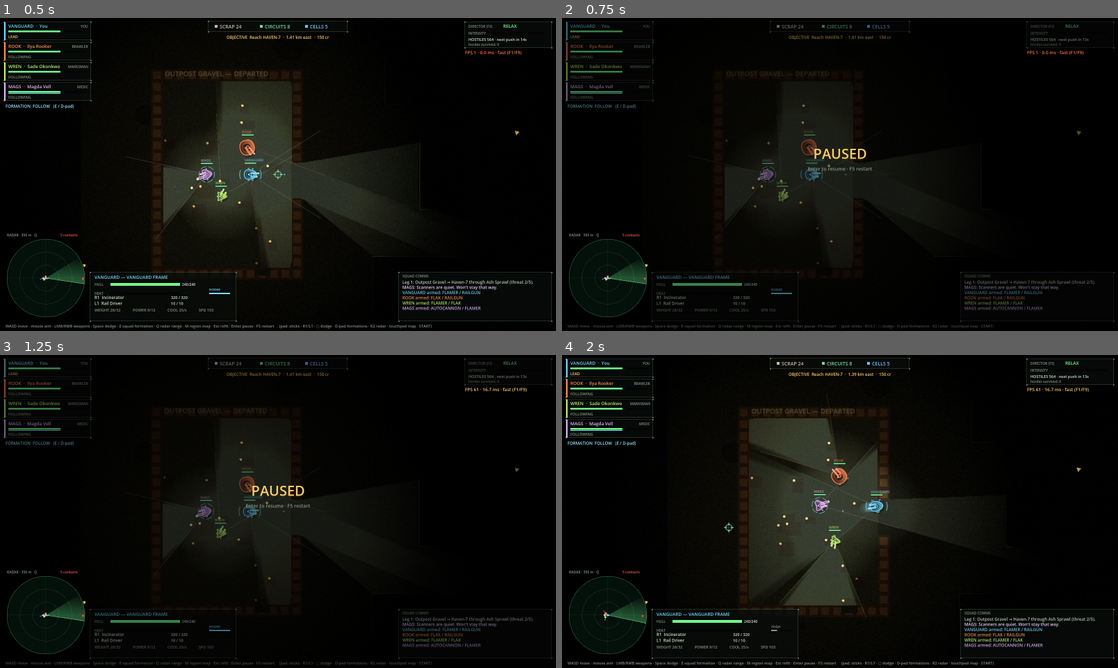
Above: before the commit, frames 1-4 (two rows, left to right).
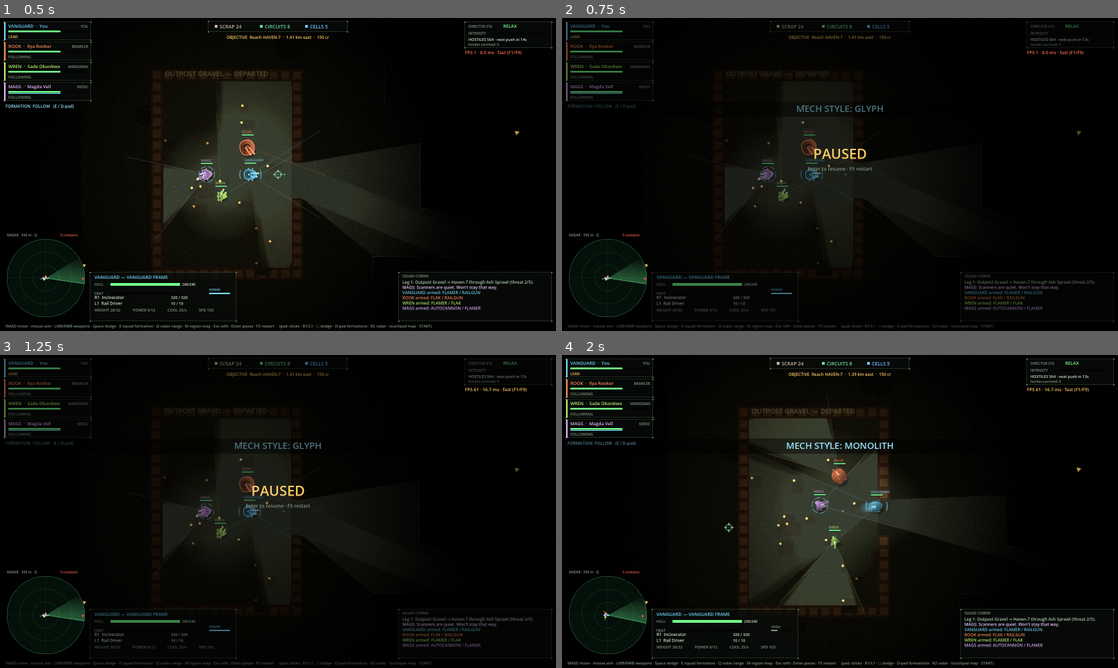
Above: after the commit, the same moments.

Repository: dexdexdex/LastGears
Game: Godot game, scene res://main.tscn
Two runs of this game, one before a commit and one after it. Both use one fixed random seed, a clock stepped at 60 frames per second and the inputs below.
Inputs (mouse positions are in pixels of both pictures, inside the frame that each line leads up to):
- Up to frame 1 (0.5 s): no input
- Up to frame 2 (0.75 s): tap Enter (pause) at 0.5 s; move the mouse to (962, 158) at 0.52 s; hold D (move_right) from 0.53 s (still down); tap F6 (cycle_mech_style, bound only after the commit) at 0.6 s; click (962, 158) at 0.67 s
- Up to frame 3 (1.25 s): keep holding D (move_right)
- Up to frame 4 (2 s): tap F5 (restart) at 1.25 s; move the mouse to (728, 527) at 1.27 s; release D (move_right) at 1.28 s; hold Backspace (menu_back) from 1.28 s (still down); tap Space (dodge) at 1.35 s; tap F6 (cycle_mech_style, bound only after the commit) at 1.55 s

Frame 1 is identical in both runs. In frame 2, 0.2% of the frame differs, in the area x 1-58%, y 27-30%; in frame 3, 0.2%; in frame 4, 1.0%, in the area x 1-60%, y 26-89%.

Commit message:
Mech styles: HULL, GLYPH, MONOLITH, ORB (F6 cycles, saved); --gallery
Co-Authored-By: Claude Opus 5.5 <noreply@anthropic.com>
Claude-Session: https://claude.ai/code/session_01WdAEgMih3wYqWTAXrBnscE

Diff:
--- a/scripts/g.gd
+++ b/scripts/g.gd
@@ -40,6 +40,24 @@
 # Render at the 1600x900 base resolution and scale up (fast), or at the
 # display's native resolution (sharp; Retina = ~4x the pixels to light).
 var render_fast := true
+var mech_style := 0          # Mech.STYLE_NAMES; F6 cycles, saved in user://settings.cfg
+const SETTINGS := "user://settings.cfg"
+
+
+func load_settings() -> void:
+	var cf := ConfigFile.new()
+	if cf.load(SETTINGS) == OK:
+		mech_style = int(cf.get_value("look", "mech_style", 0))
+	for a in OS.get_cmdline_user_args():
+		if a.begins_with("--mech-style="):
+			mech_style = int(a.substr(13))
+
+
+func save_settings() -> void:
+	var cf := ConfigFile.new()
+	cf.load(SETTINGS)
+	cf.set_value("look", "mech_style", mech_style)
+	cf.save(SETTINGS)
 
 
 func apply_render_mode() -> void:
@@ -124,6 +142,7 @@
 	_setup_input()
 	using_mouse = Input.get_connected_joypads().is_empty()
 	apply_render_mode.call_deferred()
+	load_settings()
 	if DisplayServer.get_name() != "headless":
 		Input.mouse_mode = Input.MOUSE_MODE_CONFINED_HIDDEN
 	bot_mode = "--bot" in OS.get_cmdline_user_args()
@@ -160,6 +179,10 @@
 		_perf_tick()
 	if Input.is_action_just_pressed("toggle_profiler"):
 		show_profiler = not show_profiler
+	if Input.is_action_just_pressed("cycle_mech_style"):
+		mech_style = (mech_style + 1) % Mech.STYLE_NAMES.size()
+		save_settings()
+		announce("MECH STYLE: " + Mech.STYLE_NAMES[mech_style], Color(0.6, 0.9, 1.0))
 	if Input.is_action_just_pressed("toggle_render"):
 		render_fast = not render_fast
 		apply_render_mode()
@@ -300,6 +323,7 @@
 	_key("toggle_director", [KEY_F3])
 	_key("toggle_profiler", [KEY_F1])
 	_key("toggle_render", [KEY_F9])
+	_key("cycle_mech_style", [KEY_F6])
 	_key("toggle_filter", [KEY_F2])
 
 
--- a/scripts/main.gd
+++ b/scripts/main.gd
@@ -8,6 +8,9 @@
 func _ready() -> void:
 	get_tree().paused = false
 	G.reset()
+	if "--gallery" in OS.get_cmdline_user_args():
+		_gallery()
+		return
 	if G.campaign == null:
 		randomize()
 		var cseed := randi()
@@ -142,6 +145,8 @@
 
 
 func _process(delta: float) -> void:
+	if G.game_state == "gallery":
+		return
 	if G.game_state == "station":
 		return
 	if G.game_state == "lost":
@@ -202,6 +207,53 @@
 			print("[prof] frame %.2f ms draws %d | %s" % [G.fps_ms, int(Performance.get_monitor(Performance.RENDER_TOTAL_DRAW_CALLS_IN_FRAME)), ", ".join(parts)])
 
 
+func _gallery() -> void:
+	## --gallery: every frame in every mech style on one sheet (for picking a look).
+	G.game_state = "gallery"
+	var bg := ColorRect.new()
+	bg.color = Color(0.07, 0.085, 0.075)
+	bg.size = Vector2(3000, 2000)
+	bg.position = Vector2(-1500, -1000)
+	add_child(bg)
+	var font := ThemeDB.fallback_font
+	var frames := [["vanguard", "autocannon", "rockets", ["heat_sink"], "VANGUARD", Color(0.45, 0.85, 1.0)],
+		["bulwark", "flak", "rockets", ["armor_plate"], "ROOK", Color(1.0, 0.55, 0.35)],
+		["kestrel", "railgun", "mortar", ["targeting"], "WREN", Color(0.75, 0.95, 0.45)],
+		["sparrow", "gatling", "", ["shield"], "MAGS", Color(0.9, 0.7, 1.0)]]
+	var sx := 120.0
+	var sy := 92.0
+	var origin := Vector2(-sx * 1.5, -sy * 1.5)
+	var labels := Node2D.new()
+	add_child(labels)
+	labels.draw.connect(func():
+		for si in Mech.STYLE_NAMES.size():
+			labels.draw_string(font, origin + Vector2(-sx * 0.95, si * sy + 4), "%d  %s" % [si + 1, Mech.STYLE_NAMES[si]], HORIZONTAL_ALIGNMENT_LEFT, -1, 11, Color(0.8, 0.9, 0.8))
+		for ci in frames.size():
+			labels.draw_string(font, origin + Vector2(ci * sx - 24, -sy * 0.55), frames[ci][4], HORIZONTAL_ALIGNMENT_LEFT, -1, 10, frames[ci][5]))
+	for si in Mech.STYLE_NAMES.size():
+		for ci in frames.size():
+			var f: Array = frames[ci]
+			var m := Mech.new()
+			m.setup(f[4], "", f[5], Loadout.new(f[0], f[1], f[2], f[3]), false)
+			m.style_override = si
+			m.position = origin + Vector2(ci * sx, si * sy)
+			m.facing = Vector2.from_angle(-0.35 + ci * 0.25)
+			m.aim_dir = Vector2.from_angle(-0.6 + ci * 0.35)
+			m.walk_phase = ci * 1.3
+			add_child(m)
+	var cam := Camera2D.new()
+	cam.zoom = Vector2.ONE * 2.1
+	cam.position = origin + Vector2(sx * 1.2, sy * 1.5)
+	add_child(cam)
+	cam.make_current()
+	for a in OS.get_cmdline_user_args():
+		if a.begins_with("--shots="):
+			await get_tree().create_timer(0.8).timeout
+			get_viewport().get_texture().get_image().save_png(a.substr(8) + "/gallery.png")
+			print("[bot] screenshot gallery")
+			get_tree().quit()
+
+
 func _formation_input() -> void:
 	var f := -1
 	if Input.is_action_just_pressed("formation_cycle"):
--- a/scripts/mech.gd
+++ b/scripts/mech.gd
@@ -437,77 +437,12 @@
 		var k := float(i + 1) / ghosts.size()
 		draw_set_transform(ghosts[i] - position, facing.angle(), Vector2.ONE)
 		draw_colored_polygon(_shape, Color(col, 0.06 + 0.16 * k))
-	# soft shadow
-	draw_set_transform(Vector2(3, 5), facing.angle(), Vector2.ONE)
-	draw_colored_polygon(_shape, Color(0, 0, 0, 0.28))
-	draw_set_transform(Vector2.ZERO, facing.angle(), Vector2.ONE)
-
-	# legs: articulated, abstract
-	var nl: int = LEGS.get(loadout.chassis_id, 2)
-	var legc := col.darkened(0.35)
-	var leg_pts := PackedVector2Array()
-	var joints: Array = []
-	for li in nl:
-		var sgn2 := -1.0 if li % 2 == 0 else 1.0
-		var fore := 0.0 if nl == 2 else (0.38 if li < 2 else -0.38)
-		var phase := walk_phase + (0.0 if (li % 2 == 0) == (li < 2) else PI)
-		var hip := Vector2(fore * r, sgn2 * r * 0.55)
-		var foot := Vector2(fore * r + sin(phase) * r * 0.42, sgn2 * r * 1.12)
-		var knee := (hip + foot) * 0.5 + Vector2(r * 0.12, sgn2 * r * 0.28)
-		leg_pts.append_array([hip, knee, knee, foot])
-		joints.append([foot, 1.6])
-		joints.append([knee, 1.0])
-	draw_multiline(leg_pts, legc, 2.0)
 	var dot := EnemyManager.dot_texture()
-	for j in joints:
-		var jr: float = j[1]
-		draw_texture_rect(dot, Rect2(j[0] - Vector2(jr, jr), Vector2(jr, jr) * 2.0), false, col.darkened(0.25))
-
-	# hull: gradient fill (lighter toward the front), inset panel, clean rim
-	var cols := PackedColorArray()
-	for v in _shape:
-		var k2 := clampf((v.x / r + 1.0) * 0.5, 0.0, 1.0)
-		cols.append(col.darkened(0.72).lerp(col.darkened(0.18), k2))
-	draw_polygon(_shape, cols)
-	draw_colored_polygon(_inner, Color(col.darkened(0.78), 0.95))
-	var outline := _shape.duplicate()
-	outline.append(_shape[0])
-	draw_polyline(outline, rim, 1.4, true)
-	var inl := _inner.duplicate()
-	inl.append(_inner[0])
-	draw_polyline(inl, Color(rim, 0.35), 1.0, true)
-	draw_set_transform(Vector2.ZERO, 0.0, Vector2.ONE)
-
-	# core: glows, pulses, runs orange when hot
-	var core_c := col.lightened(0.45).lerp(Color(1.0, 0.55, 0.2), hot)
-	var pulse := 0.5 + 0.5 * sin(t * (3.0 + hot * 6.0))
-	var core_p := -facing * r * 0.35
-	var gr := r * (0.26 + 0.05 * pulse)
-	draw_texture_rect(dot, Rect2(core_p - Vector2(gr, gr), Vector2(gr, gr) * 2.0), false, Color(core_c, 0.16 + 0.12 * hot))
-	var cr := r * 0.12
-	draw_texture_rect(dot, Rect2(core_p - Vector2(cr, cr), Vector2(cr, cr) * 2.0), false, core_c)
-
-	# weapons: barrels match the fitted gun, kick back on fire
-	var perp := aim_dir.orthogonal()
-	var kick := muzzle_flash * 3.0
-	var wp: WeaponState = weapons["primary"]
-	if wp:
-		var id: String = wp.id
-		var blen := r + (16.0 if id == "railgun" else (6.0 if id in ["flak", "flamer"] else 10.0)) - kick
-		var base_p := perp * 2.5
-		if id in ["gatling", "autocannon", "swarm"]:
-			for o in [-1.6, 1.6]:
-				draw_line(base_p + perp * o + aim_dir * r * 0.2, base_p + perp * o + aim_dir * blen, col.lightened(0.25), 1.6, true)
-		else:
-			draw_line(base_p + aim_dir * r * 0.2, base_p + aim_dir * blen, col.lightened(0.25), 3.0 if id in ["flak", "flamer", "rockets", "railgun"] else 2.2, true)
-		draw_circle(base_p + aim_dir * blen, 1.6, col.lightened(0.5))
-	var ws2: WeaponState = weapons["secondary"]
-	if ws2:
-		var sb := -perp * 4.5
-		draw_line(sb + aim_dir * r * 0.1, sb + aim_dir * (r + 2.0 - kick * 0.5), col.darkened(0.05), 4.0, true)
-		draw_circle(sb + aim_dir * (r + 2.0 - kick * 0.5), 2.0, col.lightened(0.2))
-	draw_circle(Vector2.ZERO, r * 0.24, col.darkened(0.55))
-	draw_arc(Vector2.ZERO, r * 0.24, 0, TAU, 18, Color(col.lightened(0.2), 0.9), 1.1, true)
+	match _style():
+		1: _style_glyph(col, rim, hot, t, dot)
+		2: _style_monolith(col, rim, hot, t, dot)
+		3: _style_orb(col, rim, hot, t, dot)
+		_: _style_hull(col, rim, hot, t, dot)
 	if muzzle_flash > 0.0:
 		draw_circle(aim_dir * (r + 11.0), 5.0 * muzzle_flash, Color(1, 0.92, 0.65, muzzle_flash))
 
@@ -556,6 +491,216 @@
 		draw_dashed_line(Vector2.ZERO, tp2, Color(0.5, 1.0, 0.6, 0.6), 1.5, 5.0)
 
 
+# ---------------------------------------------------------------- styles
+# G.mech_style picks the look (F6 cycles in game): 0 Hull, 1 Glyph,
+# 2 Monolith, 3 Orb. style_override (>= 0) forces one (gallery).
+const STYLE_NAMES := ["HULL", "GLYPH", "MONOLITH", "ORB"]
+var style_override := -1
+
+
+func _style() -> int:
+	return style_override if style_override >= 0 else G.mech_style
+
+
+func _style_hull(col: Color, rim: Color, hot: float, t: float, dot: Texture2D) -> void:
+	var r := radius
+	# soft shadow
+	draw_set_transform(Vector2(3, 5), facing.angle(), Vector2.ONE)
+	draw_colored_polygon(_shape, Color(0, 0, 0, 0.28))
+	draw_set_transform(Vector2.ZERO, facing.angle(), Vector2.ONE)
+
+	# legs: articulated, abstract
+	var nl: int = LEGS.get(loadout.chassis_id, 2)
+	var legc := col.darkened(0.35)
+	var leg_pts := PackedVector2Array()
+	var joints: Array = []
+	for li in nl:
+		var sgn2 := -1.0 if li % 2 == 0 else 1.0
+		var fore := 0.0 if nl == 2 else (0.38 if li < 2 else -0.38)
+		var phase := walk_phase + (0.0 if (li % 2 == 0) == (li < 2) else PI)
+		var hip := Vector2(fore * r, sgn2 * r * 0.55)
+		var foot := Vector2(fore * r + sin(phase) * r * 0.42, sgn2 * r * 1.12)
+		var knee := (hip + foot) * 0.5 + Vector2(r * 0.12, sgn2 * r * 0.28)
+		leg_pts.append_array([hip, knee, knee, foot])
+		joints.append([foot, 1.6])
+		joints.append([knee, 1.0])
+	draw_multiline(leg_pts, legc, 2.0)
+	for j in joints:
+		var jr: float = j[1]
+		draw_texture_rect(dot, Rect2(j[0] - Vector2(jr, jr), Vector2(jr, jr) * 2.0), false, col.darkened(0.25))
+
+	# hull: gradient fill (lighter toward the front), inset panel, clean rim
+	var cols := PackedColorArray()
+	for v in _shape:
+		var k2 := clampf((v.x / r + 1.0) * 0.5, 0.0, 1.0)
+		cols.append(col.darkened(0.72).lerp(col.darkened(0.18), k2))
+	draw_polygon(_shape, cols)
+	draw_colored_polygon(_inner, Color(col.darkened(0.78), 0.95))
+	var outline := _shape.duplicate()
+	outline.append(_shape[0])
+	draw_polyline(outline, rim, 1.4, true)
+	var inl := _inner.duplicate()
+	inl.append(_inner[0])
+	draw_polyline(inl, Color(rim, 0.35), 1.0, true)
+	draw_set_transform(Vector2.ZERO, 0.0, Vector2.ONE)
+
+	# core: glows, pulses, runs orange when hot
+	var core_c := col.lightened(0.45).lerp(Color(1.0, 0.55, 0.2), hot)
+	var pulse := 0.5 + 0.5 * sin(t * (3.0 + hot * 6.0))
+	var core_p := -facing * r * 0.35
+	var gr := r * (0.26 + 0.05 * pulse)
+	draw_texture_rect(dot, Rect2(core_p - Vector2(gr, gr), Vector2(gr, gr) * 2.0), false, Color(core_c, 0.16 + 0.12 * hot))
+	var cr := r * 0.12
+	draw_texture_rect(dot, Rect2(core_p - Vector2(cr, cr), Vector2(cr, cr) * 2.0), false, core_c)
+
+	# weapons: barrels match the fitted gun, kick back on fire
+	var perp := aim_dir.orthogonal()
+	var kick := muzzle_flash * 3.0
+	var wp: WeaponState = weapons["primary"]
+	if wp:
+		var id: String = wp.id
+		var blen := r + (16.0 if id == "railgun" else (6.0 if id in ["flak", "flamer"] else 10.0)) - kick
+		var base_p := perp * 2.5
+		if id in ["gatling", "autocannon", "swarm"]:
+			for o in [-1.6, 1.6]:
+				draw_line(base_p + perp * o + aim_dir * r * 0.2, base_p + perp * o + aim_dir * blen, col.lightened(0.25), 1.6, true)
+		else:
+			draw_line(base_p + aim_dir * r * 0.2, base_p + aim_dir * blen, col.lightened(0.25), 3.0 if id in ["flak", "flamer", "rockets", "railgun"] else 2.2, true)
+		draw_circle(base_p + aim_dir * blen, 1.6, col.lightened(0.5))
+	var ws2: WeaponState = weapons["secondary"]
+	if ws2:
+		var sb := -perp * 4.5
+		draw_line(sb + aim_dir * r * 0.1, sb + aim_dir * (r + 2.0 - kick * 0.5), col.darkened(0.05), 4.0, true)
+		draw_circle(sb + aim_dir * (r + 2.0 - kick * 0.5), 2.0, col.lightened(0.2))
+	draw_circle(Vector2.ZERO, r * 0.24, col.darkened(0.55))
+	draw_arc(Vector2.ZERO, r * 0.24, 0, TAU, 18, Color(col.lightened(0.2), 0.9), 1.1, true)
+
+
+func _barrels(col: Color, r: float, kick: float, thin: bool) -> void:
+	var perp := aim_dir.orthogonal()
+	var wp: WeaponState = weapons["primary"]
+	if wp:
+		var id: String = wp.id
+		var blen := r + (16.0 if id == "railgun" else (6.0 if id in ["flak", "flamer"] else 10.0)) - kick
+		var base_p := perp * 2.5
+		var pts := PackedVector2Array()
+		if id in ["gatling", "autocannon", "swarm"]:
+			for o in [-1.6, 1.6]:
+				pts.append_array([base_p + perp * o + aim_dir * r * 0.2, base_p + perp * o + aim_dir * blen])
+			draw_multiline(pts, col, 1.2 if thin else 1.6)
+		else:
+			draw_line(base_p + aim_dir * r * 0.2, base_p + aim_dir * blen, col, (1.4 if thin else (3.0 if id in ["flak", "flamer", "rockets", "railgun"] else 2.2)), true)
+	var ws2: WeaponState = weapons["secondary"]
+	if ws2:
+		var sb := -perp * 4.5
+		draw_line(sb + aim_dir * r * 0.1, sb + aim_dir * (r + 2.0 - kick * 0.5), col.darkened(0.15), 1.4 if thin else 3.5, true)
+
+
+func _style_glyph(col: Color, rim: Color, hot: float, t: float, dot: Texture2D) -> void:
+	## Vector line-art: luminous outlines, no mass. Reads like a tactical display.
+	var r := radius
+	var lc := col.lightened(0.25).lerp(Color(1.0, 0.55, 0.2), hot * 0.6)
+	draw_set_transform(Vector2.ZERO, facing.angle(), Vector2.ONE)
+	draw_colored_polygon(_shape, Color(col, 0.10))
+	var o1 := _shape.duplicate()
+	o1.append(_shape[0])
+	draw_polyline(o1, Color(lc, 0.95), 1.5, true)
+	var o2 := _inner.duplicate()
+	o2.append(_inner[0])
+	draw_polyline(o2, Color(lc, 0.35), 1.0, true)
+	# stride ticks instead of legs
+	var nl: int = LEGS.get(loadout.chassis_id, 2)
+	var ticks := PackedVector2Array()
+	for li in nl:
+		var sgn2 := -1.0 if li % 2 == 0 else 1.0
+		var fore := 0.0 if nl == 2 else (0.38 if li < 2 else -0.38)
+		var ph := walk_phase + (0.0 if (li % 2 == 0) == (li < 2) else PI)
+		var base := Vector2((fore + sin(ph) * 0.25) * r, sgn2 * r * 1.05)
+		ticks.append_array([base, base + Vector2(0, sgn2 * r * 0.35)])
+	draw_multiline(ticks, Color(lc, 0.7), 1.2)
+	draw_set_transform(Vector2.ZERO, 0.0, Vector2.ONE)
+	# diamond core aligned to aim
+	var d := aim_dir * r * 0.3
+	var n := aim_dir.orthogonal() * r * 0.2
+	var core_c := col.lightened(0.5).lerp(Color(1.0, 0.55, 0.2), hot)
+	draw_colored_polygon(PackedVector2Array([d, n, -d, -n]), core_c)
+	# aim line with a chevron at the tip
+	var kick := muzzle_flash * 3.0
+	var tip := aim_dir * (r + 12.0 - kick)
+	var ch := aim_dir.orthogonal() * 3.0
+	draw_multiline(PackedVector2Array([aim_dir * r * 0.35, tip, tip - aim_dir * 4.0 + ch, tip, tip - aim_dir * 4.0 - ch, tip]), Color(lc, 0.95), 1.3)
+	if weapons["secondary"] != null:
+		var sp := -aim_dir.orthogonal() * 5.0 + aim_dir * r * 0.7
+		draw_texture_rect(dot, Rect2(sp - Vector2(1.6, 1.6), Vector2(3.2, 3.2)), false, Color(lc, 0.8))
+
+
+func _style_monolith(col: Color, rim: Color, hot: float, t: float, dot: Texture2D) -> void:
+	## Flat, solid, sculpted: two-tone lit from the upper left, no outlines,
+	## a glowing visor slit that tracks the aim.
+	var r := radius
+	var light := Vector2(-0.6, -0.8)
+	draw_set_transform(Vector2(4, 6), facing.angle(), Vector2.ONE)
+	draw_colored_polygon(_shape, Color(0, 0, 0, 0.35))
+	draw_set_transform(Vector2.ZERO, facing.angle(), Vector2.ONE)
+	var cols := PackedColorArray()
+	var dark := col.darkened(0.62)
+	var lit := col.darkened(0.05)
+	for v in _shape:
+		var wv := v.rotated(facing.angle())
+		var k := clampf(0.5 + 0.5 * wv.normalized().dot(light), 0.0, 1.0)
+		cols.append(dark.lerp(lit, k * k))
+	draw_polygon(_shape, cols)
+	# accent stripe
+	draw_line(Vector2(-r * 0.35, -r * 0.55), Vector2(-r * 0.35, r * 0.55), Color(col.lightened(0.45), 0.55), 1.0)
+	# pads instead of legs (hovering slabs)
+	var nl: int = LEGS.get(loadout.chassis_id, 2)
+	for li in nl:
+		var sgn2 := -1.0 if li % 2 == 0 else 1.0
+		var fore := 0.0 if nl == 2 else (0.38 if li < 2 else -0.38)
+		var ph := walk_phase + (0.0 if (li % 2 == 0) == (li < 2) else PI)
+		var pc := Vector2((fore + sin(ph) * 0.12) * r, sgn2 * r * 1.0)
+		draw_texture_rect(dot, Rect2(pc - Vector2(r * 0.26, r * 0.16), Vector2(r * 0.52, r * 0.32)), false, col.darkened(0.5))
+	draw_set_transform(Vector2.ZERO, 0.0, Vector2.ONE)
+	# visor slit toward aim
+	var vc := col.lightened(0.6).lerp(Color(1.0, 0.55, 0.2), hot)
+	var a0 := aim_dir * r * 0.15
+	var a1 := aim_dir * r * 0.8
+	var w := aim_dir.orthogonal() * 1.4
+	draw_colored_polygon(PackedVector2Array([a0 + w, a1 + w * 0.6, a1 - w * 0.6, a0 - w]), vc)
+	var gr := r * 0.5
+	draw_texture_rect(dot, Rect2(a1 - Vector2(gr, gr) * 0.5, Vector2(gr, gr)), false, Color(vc, 0.25 + 0.15 * sin(t * 4.0)))
+	_barrels(col.darkened(0.2), r, muzzle_flash * 3.0, false)
+
+
+func _style_orb(col: Color, rim: Color, hot: float, t: float, dot: Texture2D) -> void:
+	## Hovering sphere drone: soft shaded body, rotating armour plates, one eye.
+	var r := radius
+	var hover := sin(t * 2.2 + float(hash(callsign) % 100)) * 1.2
+	draw_texture_rect(dot, Rect2(Vector2(-r * 0.95, r * 0.35 + 3.0), Vector2(r * 1.9, r * 0.9)), false, Color(0, 0, 0, 0.35))
+	var c := Vector2(0, -hover)
+	var br := r * 0.82
+	draw_texture_rect(dot, Rect2(c - Vector2(br, br), Vector2(br, br) * 2.0), false, col.darkened(0.6))
+	var sh := br * 0.62
+	draw_texture_rect(dot, Rect2(c + Vector2(-br * 0.38, -br * 0.42) - Vector2(sh, sh), Vector2(sh, sh) * 2.0), false, Color(col.darkened(0.15), 0.55))
+	# armour plates orbit with the walk and turn with facing
+	var spin := facing.angle() + walk_phase * 0.15
+	var plates := 3 if loadout.chassis_id in ["bulwark", "vanguard"] else 2
+	var pc := col.lerp(Color(1.0, 0.5, 0.2), hot * 0.6)
+	for k in plates:
+		var a := spin + TAU * k / plates
+		draw_arc(c, r * 1.08, a - 0.55, a + 0.55, 10, pc, 3.0, true)
+	draw_arc(c, r * 1.08, 0, TAU, 32, Color(pc, 0.18), 1.0, true)
+	# the eye
+	var ec := col.lightened(0.65).lerp(Color(1.0, 0.55, 0.2), hot)
+	var ep := c + aim_dir * r * 0.42
+	var g2 := r * 0.42
+	draw_texture_rect(dot, Rect2(ep - Vector2(g2, g2), Vector2(g2, g2) * 2.0), false, Color(ec, 0.25))
+	var e2 := r * 0.17
+	draw_texture_rect(dot, Rect2(ep - Vector2(e2, e2), Vector2(e2, e2) * 2.0), false, ec)
+	var kick := muzzle_flash * 3.0
+	draw_line(ep + aim_dir * e2, c + aim_dir * (r + 9.0 - kick), Color(ec, 0.8), 1.6, true)
+
+
 func _draw_rot_rect(center: Vector2, dir: Vector2, half: Vector2, col: Color) -> void:
 	var s := dir.orthogonal()
 	var pts := PackedVector2Array([
Not shown, changed: README.md
